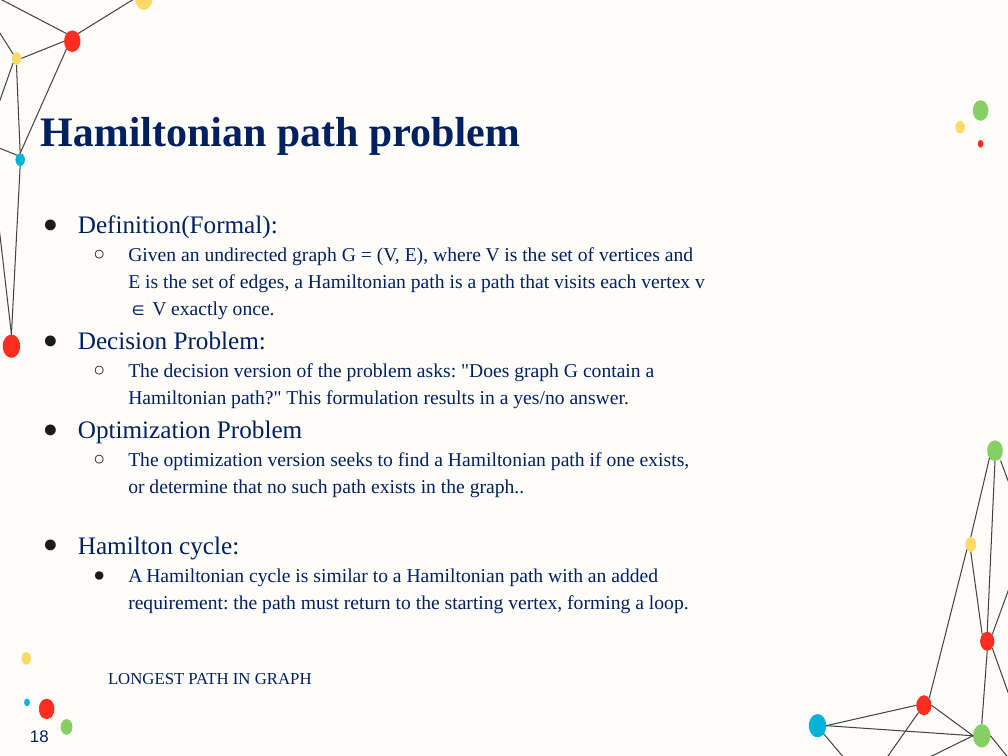
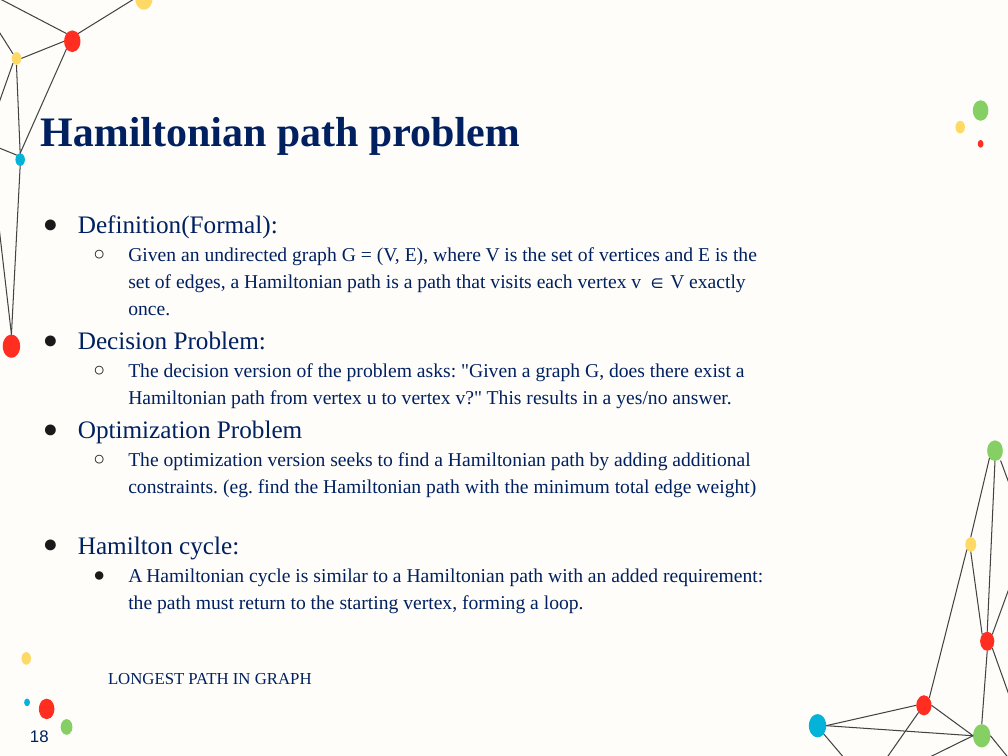
Before and after one commit to ParsaMohammadpour/advanced-algorithm-assignments, a slide deck: slide 18 of presentation/Longest_Path_Problem_in_Graphs.pptx. Drawn at 1008x756 pixels with LibreOffice and Linux fonts; fonts in the diff are those of the drawing; background and template pictures are left out. Boxes give left, top, right and bottom in pixels: in the first picture for what was removed or moved away, otherwise in the second. Text is boxed around its words. In the diff, an @@ line names an element or a change of style, - is before the commit and + after.

```diff
--- a/presentation/Longest_Path_Problem_in_Graphs.pptx
+++ b/presentation/Longest_Path_Problem_in_Graphs.pptx
@@ text at (128, 363, 745, 409): text changed @@
-  ○ The decision version of the problem asks: "Does graph G contain a Hamiltonian path?" This formulation results in a yes/no answer.
+  ○ The decision version of the problem asks: "Given a graph G, does there exist a Hamiltonian path from vertex u to vertex v?" This results in a yes/no answer.
@@ text at (128, 452, 756, 498): text changed @@
-  ○ The optimization version seeks to find a Hamiltonian path if one exists, or determine that no such path exists in the graph..
+  ○ The optimization version seeks to find a Hamiltonian path by adding additional constraints. (eg. find the Hamiltonian path with the minimum total edge weight)
```
Also in this commit, not shown: 2 other slides changed.
